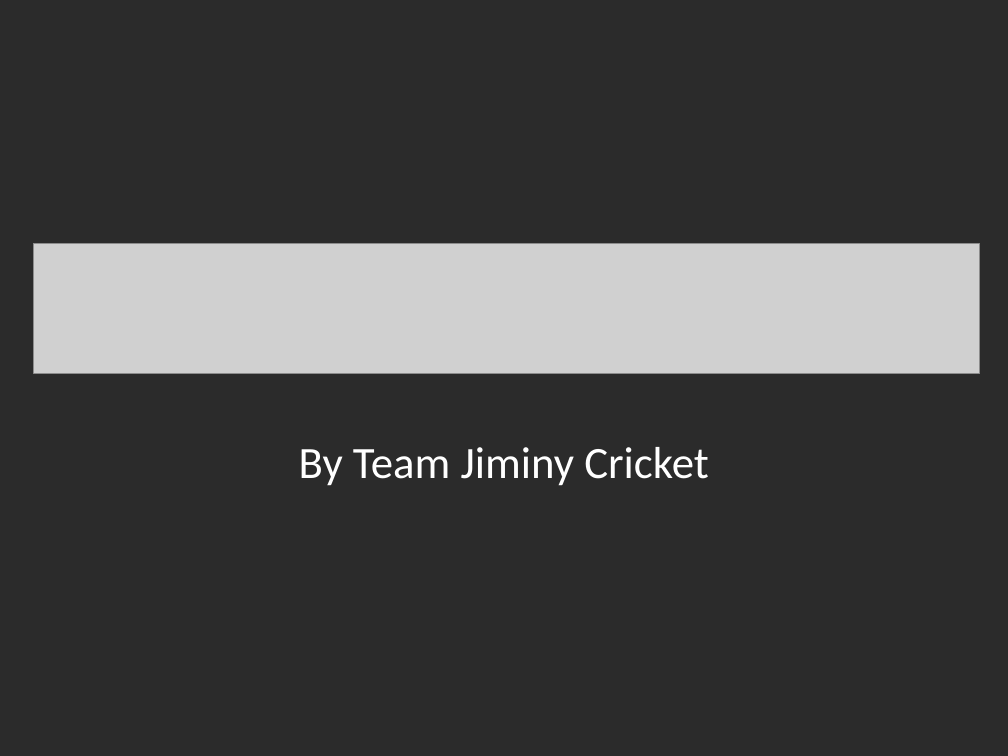
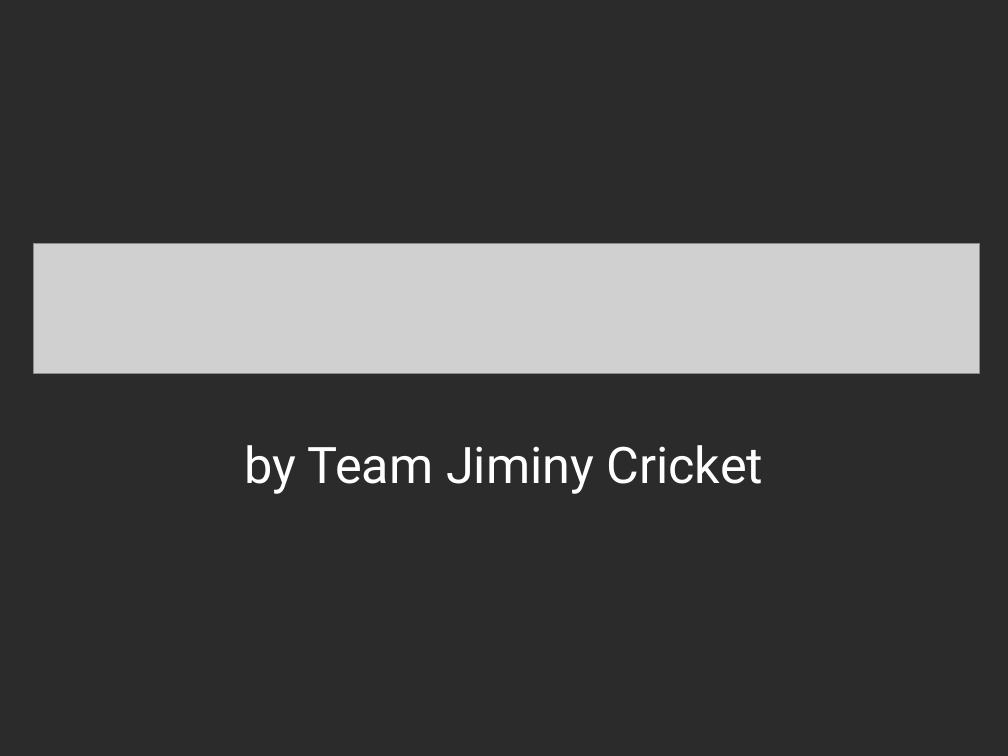
Before and after one commit to charlesmadere/Jiminy-Cricket, a slide deck: slide 1 of documents/Final Presentation.ppt. Drawn at 1008x756 pixels with LibreOffice and Linux fonts; fonts in the diff are those of the drawing; grey boxes stand for pictures; background and template pictures are left out; a plain dark background stands for a picture behind light text. Boxes give left, top, right and bottom in pixels: in the first picture for what was removed or moved away, otherwise in the second. Text is boxed around its words. In the diff, an @@ line names an element or a change of style, - is before the commit and + after.

```diff
--- a/documents/Final Presentation.ppt
+++ b/documents/Final Presentation.ppt
@@ subtitle at [244,445,764,494]: text changed; size 32 to 36 pt; font Calibri to Roboto @@
-By Team Jiminy Cricket
+by Team Jiminy Cricket
```
Also in this commit, not shown: 6 other slides changed, 3 other files.
